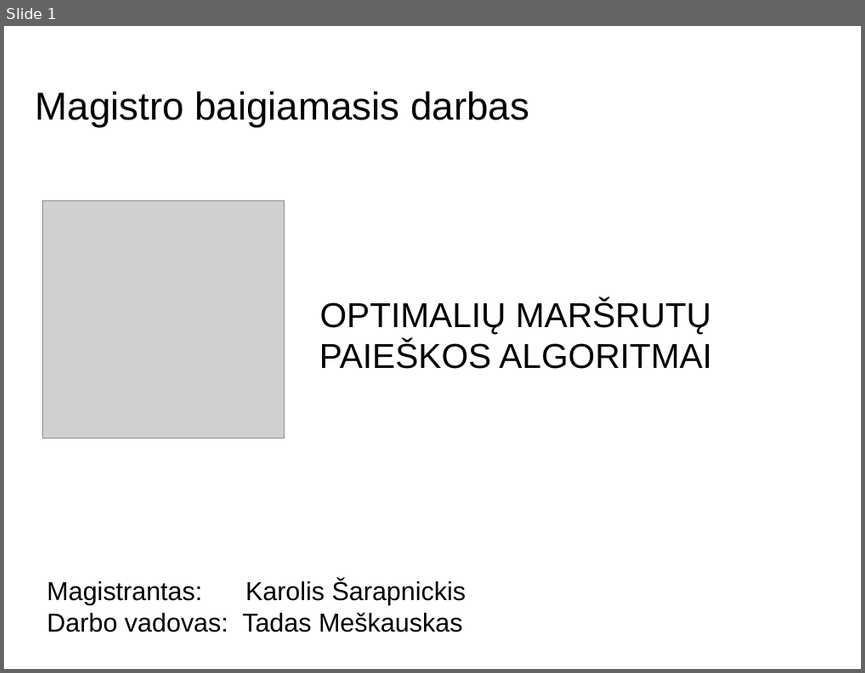
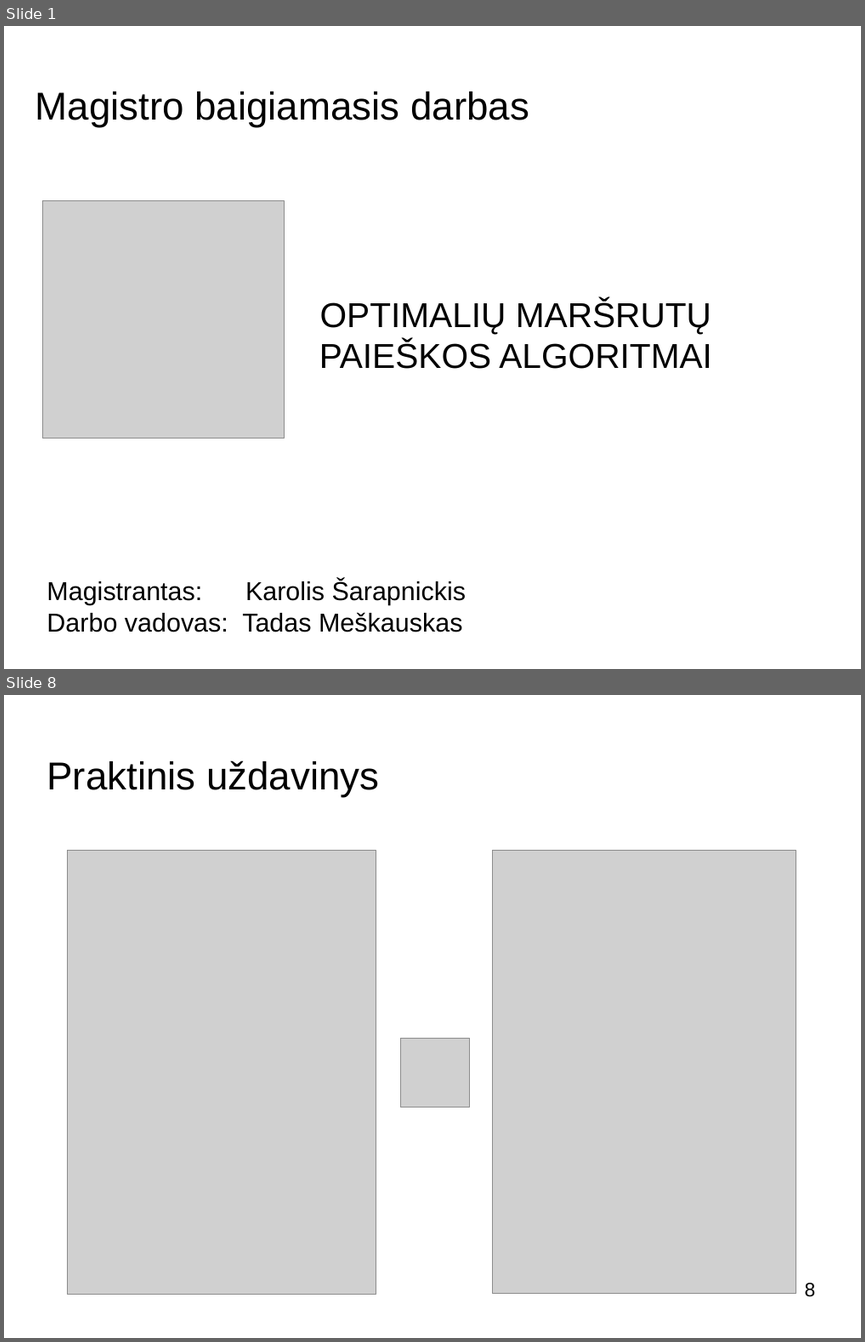
Before and after one commit to buz-zard/_archive, a slide deck: final-thesis/doc/presentation_[K.Š.].odp. Shown one above the other, each under a label of ours: slide 1 before the commit, slides 1 and 8 after it; the slides between them are not shown. The pictures are 865x673 and 865x1342 pixels, drawn with LibreOffice and Linux fonts; fonts in the diff are those of the drawing; grey boxes stand for pictures; background and template pictures are left out. Boxes give left, top, right and bottom in pixels: in the first picture for what was removed or moved away, otherwise in the second. Text is boxed around its words. In the diff, an @@ line names an element or a change of style, - is before the commit and + after.

```diff
--- a/final-thesis/doc/presentation_[K.Š.].odp
+++ b/final-thesis/doc/presentation_[K.Š.].odp
@@ slide 8 added at [4,695,861,1338], background picture (left out) @@
@@ title added at [46,760,379,798], 36 pt, text #000000 @@
+Praktinis uždavinys
@@ picture added at [67,851,375,1293] @@
@@ picture added at [492,851,795,1293] @@
@@ picture added at [400,1038,470,1107] @@
@@ page number added at [805,1282,816,1297], 18 pt, text #000000 @@
+8
```
Also in this commit, not shown: 3 slides changed, 12 other slides added, 5 slides removed, 4 other files.
